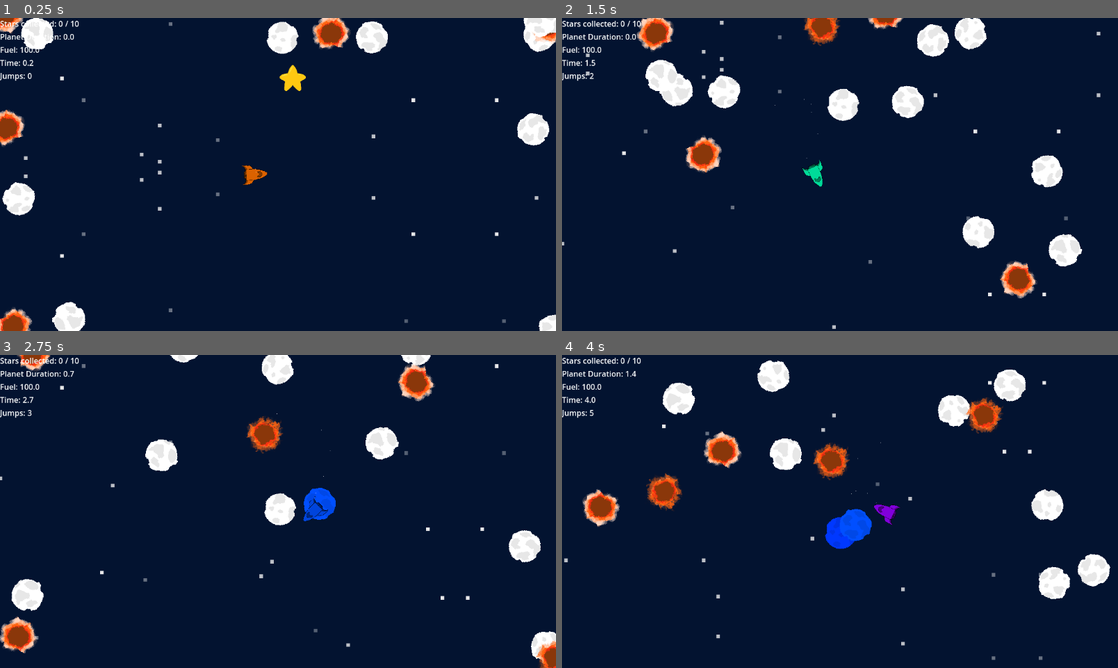
Above: before the commit, frames 1-4 (two rows, left to right).
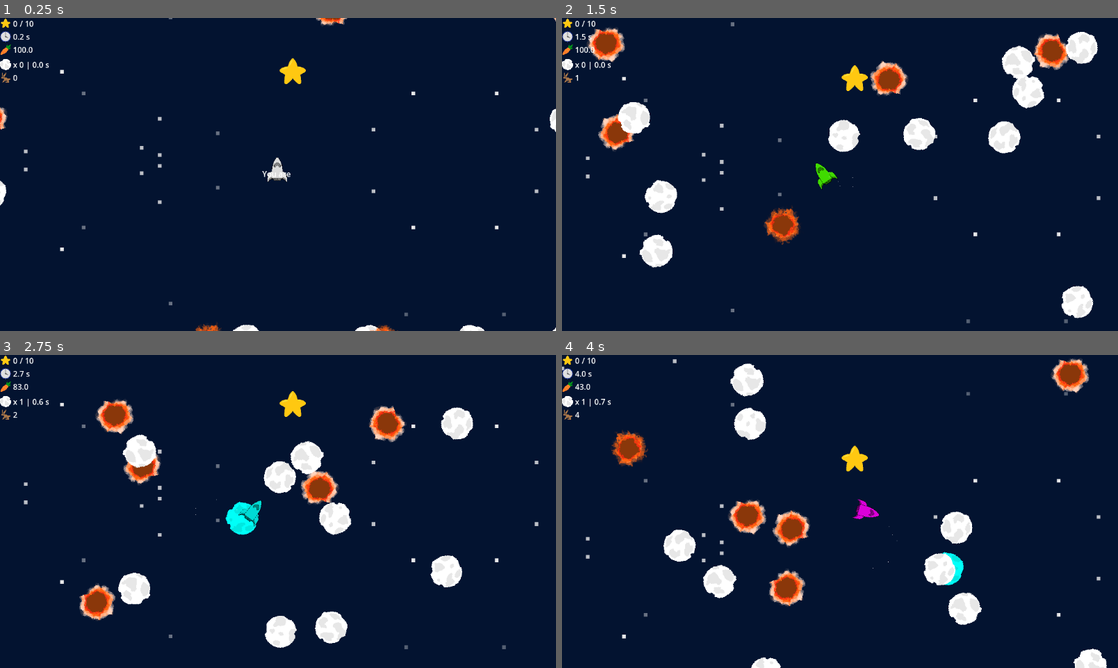
Above: after the commit, the same moments.

Repository: Setry/gj-solo
Game: Godot game, scene res://Scenes/MainTest.tscn
The game is run twice, just before and just after one commit, with the same random seed, the same clock (stepped at 60 frames per second) and the same inputs.
Inputs:
- Up to frame 1 (0.25 s): no input
- Up to frame 2 (1.5 s): hold Space (press) 0.53-1.28 s; tap Space (press) at 1.35 s
- Up to frame 3 (2.75 s): hold Space (press) from 2.03 s (still down)
- Up to frame 4 (4 s): release Space (press) at 2.78 s; tap Space (press) at 2.85 s; hold Space (press) from 3.53 s (still down)

The runs differ from the first frame. In frame 1, 6.8% of the frame differs, in the area x 0-100%, y 0-100%; in frame 2, 15%, in the area x 0-97%, y 0-100%; in frame 3, 13%; in frame 4, 15%.

Commit message:
Add icons

Diff:
--- a/Scenes/MainTest.tscn
+++ b/Scenes/MainTest.tscn
@@ -7,9 +7,11 @@
 [ext_resource type="PackedScene" uid="uid://i76ldopx1rto" path="res://Scenes/UI.tscn" id="5_ycov7"]
 
 [node name="Node2D" type="Node2D"]
+process_mode = 3
 script = ExtResource("1_bhhyf")
 
 [node name="Sprite2D" type="Sprite2D" parent="."]
+process_mode = 1
 texture_repeat = 3
 position = Vector2(562, 375)
 scale = Vector2(0.5, 0.5)
@@ -18,14 +20,18 @@
 region_rect = Rect2(0, 0, 10000, 5e+06)
 
 [node name="Spawner" type="Node2D" parent="."]
+process_mode = 1
 
 [node name="Player" parent="." instance=ExtResource("1_c2270")]
-position = Vector2(526, 310)
+process_mode = 1
+position = Vector2(574, 316)
 
 [node name="Camera2D" type="Camera2D" parent="."]
+process_mode = 1
 anchor_mode = 0
 
 [node name="Control" parent="Camera2D" instance=ExtResource("5_ycov7")]
 
 [node name="Area2D2" parent="." instance=ExtResource("4_oqdhm")]
+process_mode = 1
 position = Vector2(606, 112)
--- a/Scenes/UI.tscn
+++ b/Scenes/UI.tscn
@@ -1,4 +1,10 @@
-[gd_scene format=3 uid="uid://i76ldopx1rto"]
+[gd_scene load_steps=6 format=3 uid="uid://i76ldopx1rto"]
+
+[ext_resource type="Texture2D" uid="uid://dtitj7k8r5v7u" path="res://Sprites/Star.png" id="1_nxvpl"]
+[ext_resource type="Texture2D" uid="uid://wxtcsan1aepf" path="res://Sprites/Planet1.png" id="1_w371h"]
+[ext_resource type="Texture2D" uid="uid://hskhinorom78" path="res://Sprites/Clock.png" id="2_hfhsn"]
+[ext_resource type="Texture2D" uid="uid://dtemlktmjqev" path="res://Sprites/Carrot.png" id="3_qwshj"]
+[ext_resource type="Texture2D" uid="uid://0isb5ayg2q7w" path="res://Sprites/Rabbit.png" id="5_qwshj"]
 
 [node name="GameUI" type="Control"]
 layout_mode = 3
@@ -20,9 +26,10 @@
 [node name="HBoxContainer" type="HBoxContainer" parent="MarginContainer/VBoxContainer"]
 layout_mode = 2
 
-[node name="Label" type="Label" parent="MarginContainer/VBoxContainer/HBoxContainer"]
+[node name="TextureRect" type="TextureRect" parent="MarginContainer/VBoxContainer/HBoxContainer"]
 layout_mode = 2
-text = "Stars collected:"
+texture = ExtResource("1_nxvpl")
+expand_mode = 2
 
 [node name="Counter" type="Label" parent="MarginContainer/VBoxContainer/HBoxContainer"]
 layout_mode = 2
@@ -32,45 +39,72 @@
 layout_mode = 2
 text = "/ 10"
 
-[node name="HBoxContainer2" type="HBoxContainer" parent="MarginContainer/VBoxContainer"]
+[node name="HBoxContainer4" type="HBoxContainer" parent="MarginContainer/VBoxContainer"]
 layout_mode = 2
 
-[node name="Label" type="Label" parent="MarginContainer/VBoxContainer/HBoxContainer2"]
+[node name="TextureRect" type="TextureRect" parent="MarginContainer/VBoxContainer/HBoxContainer4"]
 layout_mode = 2
-text = "Planet Duration:"
+texture = ExtResource("2_hfhsn")
+expand_mode = 2
 
-[node name="PlanetDurationCounter" type="Label" parent="MarginContainer/VBoxContainer/HBoxContainer2"]
+[node name="Timer" type="Label" parent="MarginContainer/VBoxContainer/HBoxContainer4"]
 layout_mode = 2
 text = "0"
+
+[node name="Timer2" type="Label" parent="MarginContainer/VBoxContainer/HBoxContainer4"]
+layout_mode = 2
+text = "s"
 
 [node name="HBoxContainer3" type="HBoxContainer" parent="MarginContainer/VBoxContainer"]
 layout_mode = 2
 
-[node name="Label" type="Label" parent="MarginContainer/VBoxContainer/HBoxContainer3"]
+[node name="TextureRect" type="TextureRect" parent="MarginContainer/VBoxContainer/HBoxContainer3"]
 layout_mode = 2
-text = "Fuel:"
+texture = ExtResource("3_qwshj")
+expand_mode = 2
 
 [node name="Fuel" type="Label" parent="MarginContainer/VBoxContainer/HBoxContainer3"]
 layout_mode = 2
 text = "0"
 
-[node name="HBoxContainer4" type="HBoxContainer" parent="MarginContainer/VBoxContainer"]
+[node name="HBoxContainer2" type="HBoxContainer" parent="MarginContainer/VBoxContainer"]
 layout_mode = 2
 
-[node name="Label" type="Label" parent="MarginContainer/VBoxContainer/HBoxContainer4"]
+[node name="HBoxContainer6" type="HBoxContainer" parent="MarginContainer/VBoxContainer"]
 layout_mode = 2
-text = "Time:"
 
-[node name="Timer" type="Label" parent="MarginContainer/VBoxContainer/HBoxContainer4"]
+[node name="TextureRect" type="TextureRect" parent="MarginContainer/VBoxContainer/HBoxContainer6"]
+layout_mode = 2
+texture = ExtResource("1_w371h")
+expand_mode = 2
+
+[node name="Label2" type="Label" parent="MarginContainer/VBoxContainer/HBoxContainer6"]
+layout_mode = 2
+text = "x"
+
+[node name="PlanetCounter" type="Label" parent="MarginContainer/VBoxContainer/HBoxContainer6"]
 layout_mode = 2
 text = "0"
+
+[node name="Label" type="Label" parent="MarginContainer/VBoxContainer/HBoxContainer6"]
+layout_mode = 2
+text = "|"
+
+[node name="PlanetDurationCounter" type="Label" parent="MarginContainer/VBoxContainer/HBoxContainer6"]
+layout_mode = 2
+text = "0"
+
+[node name="Label3" type="Label" parent="MarginContainer/VBoxContainer/HBoxContainer6"]
+layout_mode = 2
+text = "s"
 
 [node name="HBoxContainer5" type="HBoxContainer" parent="MarginContainer/VBoxContainer"]
 layout_mode = 2
 
-[node name="Label" type="Label" parent="MarginContainer/VBoxContainer/HBoxContainer5"]
+[node name="TextureRect" type="TextureRect" parent="MarginContainer/VBoxContainer/HBoxContainer5"]
 layout_mode = 2
-text = "Jumps:"
+texture = ExtResource("5_qwshj")
+expand_mode = 2
 
 [node name="Jumps" type="Label" parent="MarginContainer/VBoxContainer/HBoxContainer5"]
 layout_mode = 2
@@ -83,6 +117,16 @@
 anchor_bottom = 1.0
 grow_horizontal = 2
 grow_vertical = 2
+
+[node name="StartContainer" type="VBoxContainer" parent="MarginContainer2"]
+layout_mode = 2
+size_flags_horizontal = 4
+size_flags_vertical = 4
+
+[node name="StartText" type="Label" parent="MarginContainer2/StartContainer"]
+layout_mode = 2
+text = "You are "
+horizontal_alignment = 1
 
 [node name="LoseContainer" type="VBoxContainer" parent="MarginContainer2"]
 visible = false
--- a/scripts/Body.gd
+++ b/scripts/Body.gd
@@ -20,9 +20,10 @@
 func _on_body_entered(body: Node2D):
 	if body.name != "Player":
 		return
-	body._attach_to(self)
-	var main = get_tree().root.get_node("Node2D")
-	main.meteor_collided()
+
+	if body._attach_to(self):
+		var main = get_tree().root.get_node("Node2D")
+		main.meteor_collided()
 
 #func _on_area_entered(area: Node2D):
 #	print("E")
--- a/scripts/Main.gd
+++ b/scripts/Main.gd
@@ -1,5 +1,6 @@
 extends Node2D
 
+var game_running: bool = false
 var bodyScene
 var enemyScene
 var starScene
@@ -9,6 +10,7 @@
 var fuel: float = 100
 var timer: float = 0
 var jumps: int = 0
+var planets_visited: int = 0
 
 func _ready() -> void:
 	bodyScene = load("res://assets/Body.tscn")
@@ -24,6 +26,7 @@
 		spawn_star()
 
 	_update_score()
+	get_tree().paused = true
 
 func _process(delta: float) -> void:
 	var counter = 0
@@ -85,7 +88,7 @@
 	_update_score()
 
 func meteor_collided():
-	#_update_score()
+	self.planets_visited += 1
 	pass
 
 func enemy_collided():
@@ -129,3 +132,12 @@
 
 	var jumps = self.find_child("Jumps", true, false)
 	jumps.text = str(self.jumps)
+
+	var planet_counter = self.find_child("PlanetCounter", true, false)
+	planet_counter.text = str(self.planets_visited)
+
+func _input(event: InputEvent) -> void:
+	if not game_running and event.is_action_pressed("press"):
+		get_tree().paused = false
+		find_child("StartContainer", true, false).visible = false
+		game_running = true
--- a/scripts/Player.gd
+++ b/scripts/Player.gd
@@ -16,12 +16,13 @@
 
 func _attach_to(other):
 	if attached_to != null:
-		return
+		return false
 
 	other._set_color(_get_color())
 	attached_to = other
 	attach_offset = position - other.position
 	$Sprite2D.paused = true
+	return true
 
 func _get_color():
 	return $Sprite2D.modulate
@@ -35,7 +36,7 @@
 		attach_offset *= 0.975
 		var main = get_tree().root.get_node("Node2D")
 		main.add_planet_duration(delta)
-		main.add_fuel(delta * 10)
+		main.add_fuel(delta * 5)
 
 	var cam = get_tree().root.get_node("Node2D/Camera2D") as Camera2D
 	var vp = get_viewport_rect().size
Binary file added: Sprites/Carrot.png
Not shown, added: Sprites/Carrot.png.import
Binary file added: Sprites/Clock.png
Not shown, added: Sprites/Clock.png.import
Binary file added: Sprites/Fuel.png
Not shown, added: Sprites/Fuel.png.import
Binary file added: Sprites/Rabbit.png
Not shown, added: Sprites/Rabbit.png.import
